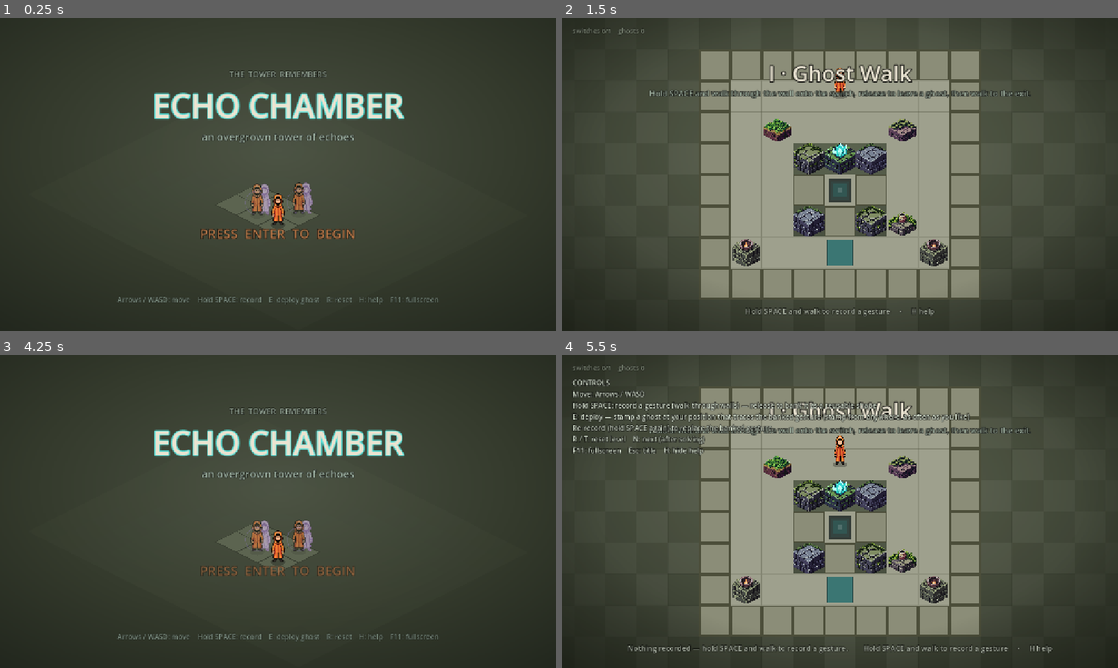
Above: before the commit, frames 1-4 (two rows, left to right).
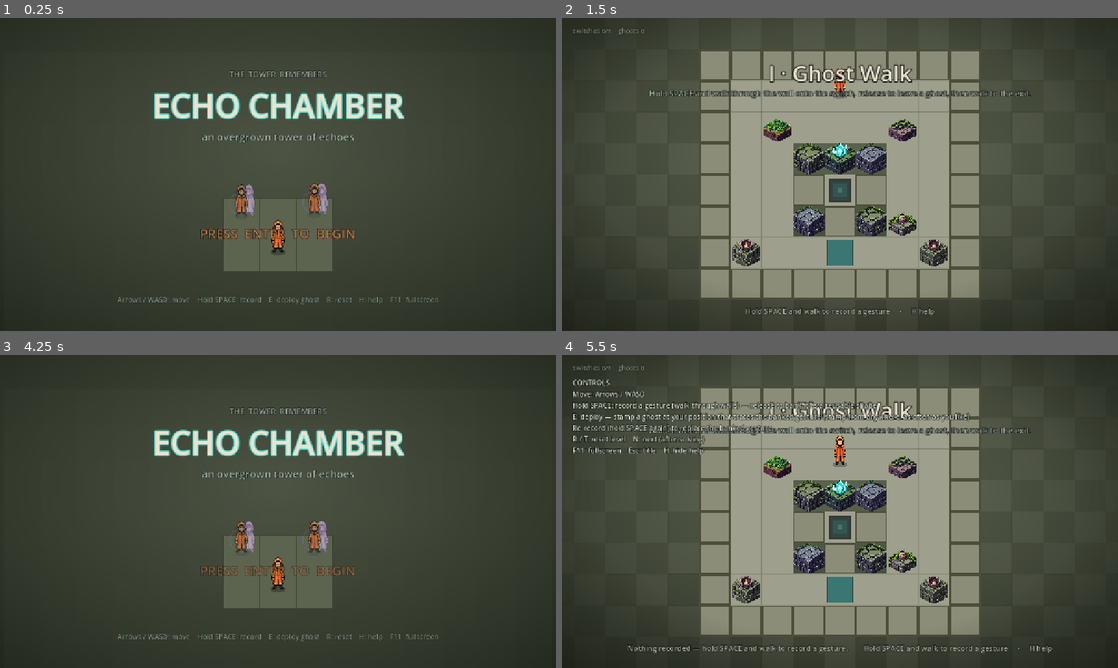
Above: after the commit, the same moments.

Repository: Hkattelu/echo-chamber
Game: Godot game, scene res://start_screen.tscn
Two runs of this game, one before a commit and one after it. Both use one fixed random seed, a clock stepped at 60 frames per second and the inputs below.
Inputs (mouse positions are in pixels of both pictures, inside the frame that each line leads up to):
- Up to frame 1 (0.25 s): no input
- Up to frame 2 (1.5 s): tap Enter at 0.5 s; move the mouse to (962, 158) at 0.52 s; hold Right 0.53-1.28 s; tap E at 0.6 s; click (962, 158) at 0.67 s; tap Space at 0.77, 1.25 s; move the mouse to (728, 190) at 1.27 s; hold Down from 1.28 s (still down); tap R at 1.35 s
- Up to frame 3 (4.25 s): tap Space at 1.52, 2.75, 3.02, 3.77 s; tap E every 0.75 s from 1.55 to 3.8 s; tap Enter at 2, 3.5 s; move the mouse to (333, 442) at 2.02 s; release Down at 2.03 s; hold Right 2.03-2.78 s; tap T at 2.1 s; move the mouse to (250, 574) at 2.77 s; hold Up 2.78-3.53 s; tap Backspace at 2.85 s; click (250, 574) at 2.92 s; move the mouse to (444, 558) at 3.52 s; hold Left from 3.53 s (still down); tap N at 3.6 s; tap Escape at 4.15 s
- Up to frame 4 (5.5 s): tap Enter at 4.25 s; move the mouse to (673, 464) at 4.27 s; tap H at 4.35 s; tap Space at 4.52 s; tap E at 4.55, 5.1 s; move the mouse to (867, 511) at 5.02 s; release Left at 5.03 s; hold Down from 5.03 s (still down); click (867, 511) at 5.17 s

The runs differ from the first frame. In frame 1, 4.0% of the frame differs, in the area x 39-60%, y 52-81%; in frame 2, nothing differs; in frame 3, 4.1%; in frame 4, nothing differs.

Commit message:
feat: convert title-screen hero shot to flat top-down
Mirror the Main.gd projection change on start_screen: flat square-tile
surround + platform (was iso diamonds), cardinal-placed hero characters.
Low-risk; pl_s/gh_s idle sprites unchanged, vector pawn kept as fallback.

Co-Authored-By: Claude Fable 5 <noreply@anthropic.com>

Diff:
--- a/scripts/StartScreen.gd
+++ b/scripts/StartScreen.gd
@@ -11,8 +11,7 @@
 const C_GHOST := Color("8a78bf")
 const C_TEAL := Color("4fe0da")
 
-const TILE_W := 96.0
-const TILE_H := 48.0
+const TILE := 84.0   # flat top-down cell edge for the title hero shot
 
 # New PixelLab character sprites (idle facing only) for the hero shot — see Main.gd.
 const CHAR_ANCHOR := Vector2(34, 58)   # foot point in the 68px character canvas
@@ -83,13 +82,11 @@
 	elif event is InputEventMouseButton and event.pressed:
 		get_tree().change_scene_to_file("res://main.tscn")
 
-func _iso(cell: Vector2, origin: Vector2) -> Vector2:
-	return Vector2((cell.x - cell.y) * TILE_W * 0.5, (cell.x + cell.y) * TILE_H * 0.5) + origin
+func _cell(cell: Vector2, origin: Vector2) -> Vector2:
+	return cell * TILE + origin
 
-func _diamond(c: Vector2, w: float, h: float) -> PackedVector2Array:
-	return PackedVector2Array([
-		c + Vector2(0, -h * 0.5), c + Vector2(w * 0.5, 0),
-		c + Vector2(0, h * 0.5), c + Vector2(-w * 0.5, 0)])
+func _sq(c: Vector2, edge: float) -> Rect2:
+	return Rect2(c - Vector2(edge, edge) * 0.5, Vector2(edge, edge))
 
 func _pawn(pos: Vector2, col: Color, a: float) -> void:
 	var c := Color(col.r, col.g, col.b, a)
@@ -133,26 +130,24 @@
 func _draw() -> void:
 	var vp := get_viewport_rect().size
 	draw_texture_rect(bg_tex, Rect2(Vector2.ZERO, vp), false)
-	var origin := Vector2(vp.x * 0.5, vp.y * 0.5 + 70)
-	for sx in range(-6, 7):
-		for sy in range(-5, 6):
-			var c := _iso(Vector2(sx, sy), origin)
-			var d := _diamond(c, TILE_W, TILE_H)
+	var origin := Vector2(vp.x * 0.5, vp.y * 0.5 + 96)
+	# faint flat square-tile surround, fading out from the centre (replaces the old iso diamonds)
+	for sx in range(-7, 8):
+		for sy in range(-4, 5):
 			var dist := Vector2(sx, sy).length()
-			var a: float = clampf(0.16 - dist * 0.012, 0.0, 0.16)
+			var a: float = clampf(0.16 - dist * 0.013, 0.0, 0.16)
 			if a > 0.0:
-				draw_colored_polygon(d, Color(C_FLOOR.r, C_FLOOR.g, C_FLOOR.b, a))
+				draw_rect(_sq(_cell(Vector2(sx, sy), origin), TILE), Color(C_FLOOR.r, C_FLOOR.g, C_FLOOR.b, a))
+	# a small solid platform under the hero shot
 	var plat := [Vector2(-1, 0), Vector2(0, 0), Vector2(1, 0),
 		Vector2(-1, 1), Vector2(0, 1), Vector2(1, 1)]
 	for cell in plat:
-		var c := _iso(cell, origin)
-		var d := _diamond(c, TILE_W, TILE_H)
-		draw_colored_polygon(d, C_FLOOR)
-		var ol := d.duplicate(); ol.append(d[0])
-		draw_polyline(ol, C_FLOOR_EDGE, 2.0)
-	# Hero shot: player front-and-centre, two translucent echoes peeking from behind.
-	# Drawn back-to-front (echoes first, player last) so the player reads clearly on top.
+		var r := _sq(_cell(cell, origin), TILE)
+		draw_rect(r, C_FLOOR)
+		draw_rect(r, C_FLOOR_EDGE, false, 2.0)
+	# Hero shot: player front-and-centre, two translucent echoes behind. Drawn back-to-front
+	# (echoes first, player last) so the player reads clearly on top.
 	var bob := sin(_t * 2.0) * 3.0
-	_draw_char(_iso(Vector2(0, 1), origin) + Vector2(0, -2 + bob), true, 0.6)
-	_draw_char(_iso(Vector2(1, 0), origin) + Vector2(0, -2 - bob), true, 0.6)
-	_draw_char(_iso(Vector2(1, 1), origin) + Vector2(0, -2), false, 1.0)
+	_draw_char(_cell(Vector2(-1, 0), origin) + Vector2(0, -2 + bob), true, 0.6)
+	_draw_char(_cell(Vector2(1, 0), origin) + Vector2(0, -2 - bob), true, 0.6)
+	_draw_char(_cell(Vector2(0, 1), origin) + Vector2(0, -2), false, 1.0)
